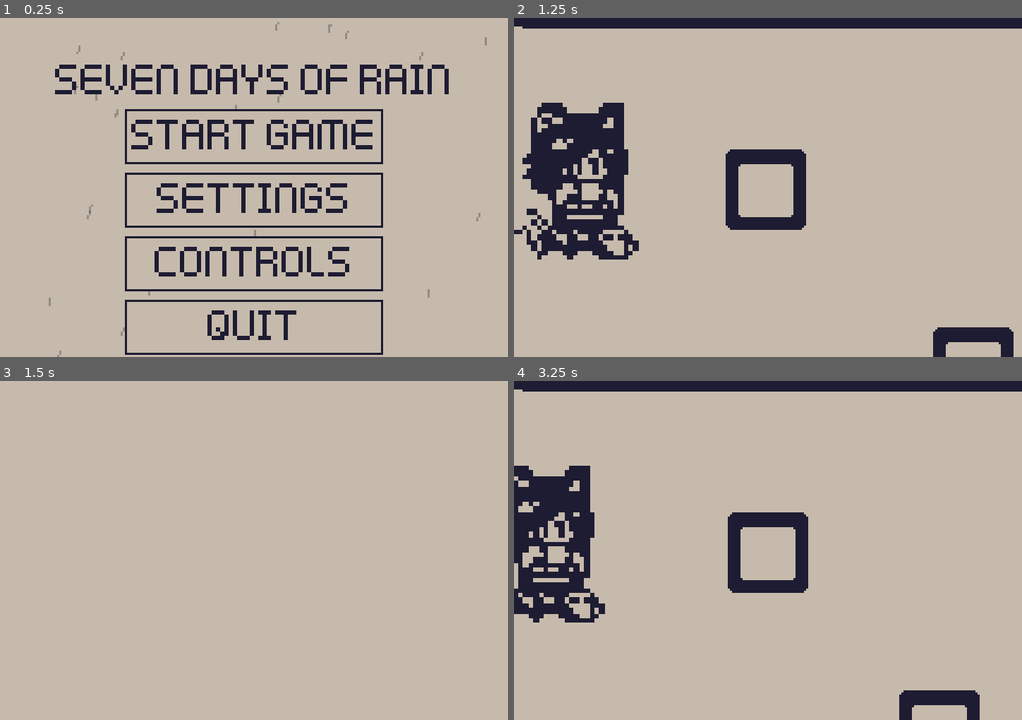
Above: before the commit, frames 1-4 (two rows, left to right).
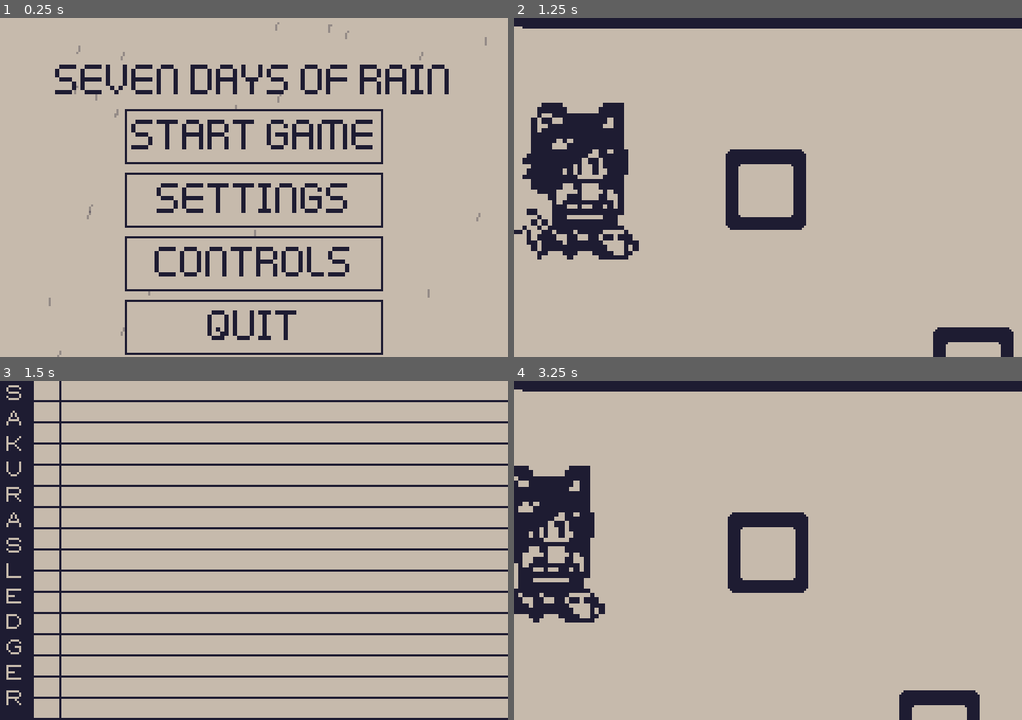
Above: after the commit, the same moments.

Repository: chickengamer555/7-days-of-rain-B1T-jam
Game: Godot game, scene res://UI/MainMenu/main_menu.tscn
The game is run twice, just before and just after one commit, with the same random seed, the same clock (stepped at 60 frames per second) and the same inputs. The engine's default icon, where the game draws it, is replaced by a stand-in: a white triangle on a blue panel in a dark square.
Inputs (mouse positions are in pixels of both pictures, inside the frame that each line leads up to):
- Up to frame 1 (0.25 s): no input
- Up to frame 2 (1.25 s): click "Start Game" at 0.5 s
- Up to frame 3 (1.5 s): tap Enter at 1.25 s; move the mouse to (365, 533) at 1.27 s; hold Right (right) from 1.28 s (still down); hold Q (Ledger) from 1.28 s (still down); click (365, 533) at 1.42 s
- Up to frame 4 (3.25 s): release Right (right) at 2 s; release Q (Ledger) at 2 s; tap Space at 2 s; drag from (666, 567) to (768, 550) at 2.02 s; tap Enter at 2.75 s; move the mouse to (818, 475) at 2.77 s; hold Right (right) from 2.78 s (still down); hold E (Interact) from 2.78 s (still down); tap Q (Ledger) at 3.05 s

Frames 1-2 are identical in both runs. In frame 3, 16% of the frame differs, in the area x 0-100%, y 0-100%; in frame 4, nothing differs.

Commit message:
Ledger done

Diff:
--- a/Autoloads/DIALOUGE.tscn
+++ b/Autoloads/DIALOUGE.tscn
@@ -8,11 +8,6 @@
 script = ExtResource("1_ydmob")
 
 [node name="Box" parent="." unique_id=544790272 instance=ExtResource("1_kbwly")]
-anchors_preset = 15
-anchor_right = 1.0
-anchor_bottom = 1.0
-grow_horizontal = 2
-grow_vertical = 2
 
 [node name="Prompt" type="Label" parent="." unique_id=1754300791]
 visible = false
--- a/HUD/HUD.tscn
+++ b/HUD/HUD.tscn
@@ -2,9 +2,16 @@
 
 [ext_resource type="Script" uid="uid://bq33jn2muoia5" path="res://HUD/hud.gd" id="1_f31rt"]
 [ext_resource type="Texture2D" uid="uid://8ia57vbc23j3" path="res://icon.svg" id="2_b7ubu"]
+[ext_resource type="Texture2D" uid="uid://dt4gyh50war5d" path="res://Assets/UI/Ledger.png" id="3_ja1d4"]
+[ext_resource type="FontFile" uid="uid://cyjgs1wakyjye" path="res://Assets/UI/old-school-adventures-font/OldSchoolAdventures-42j9.ttf" id="4_amwvk"]
 
-[sub_resource type="StyleBoxFlat" id="StyleBoxFlat_f31rt"]
-bg_color = Color(0.7764706, 0.7294118, 0.6745098, 1)
+[sub_resource type="StyleBoxTexture" id="StyleBoxTexture_pw64t"]
+texture = ExtResource("3_ja1d4")
+
+[sub_resource type="LabelSettings" id="LabelSettings_7xx7b"]
+line_spacing = 2.0
+font = ExtResource("4_amwvk")
+font_size = 7
 
 [node name="Hud" type="CanvasLayer" unique_id=786916839]
 script = ExtResource("1_f31rt")
@@ -37,13 +44,26 @@
 anchor_bottom = 1.0
 grow_horizontal = 2
 grow_vertical = 2
-theme_override_styles/panel = SubResource("StyleBoxFlat_f31rt")
+theme_override_styles/panel = SubResource("StyleBoxTexture_pw64t")
 
 [node name="Scroll" type="ScrollContainer" parent="LedgerScreen" unique_id=1656677815]
 layout_mode = 0
-offset_right = 240.0
+offset_left = 16.0
+offset_right = 239.978
 offset_bottom = 160.0
+horizontal_scroll_mode = 0
 
 [node name="Lines" type="VBoxContainer" parent="LedgerScreen/Scroll" unique_id=1382388703]
-custom_minimum_size = Vector2(240, 160)
+custom_minimum_size = Vector2(224, 160)
 layout_mode = 2
+
+[node name="Ledger label" type="Label" parent="LedgerScreen" unique_id=1559024369]
+layout_mode = 0
+offset_left = 3.0
+offset_right = 13.0
+offset_bottom = 145.0
+theme_override_fonts/font = ExtResource("4_amwvk")
+theme_override_font_sizes/font_size = 7
+text = "SAKURAS    LEDGER"
+label_settings = SubResource("LabelSettings_7xx7b")
+autowrap_mode = 3
--- a/HUD/hud.gd
+++ b/HUD/hud.gd
@@ -1,9 +1,17 @@
 extends CanvasLayer
 
 const BOOK = preload("res://data/ledger_book.tres")
+const FONT = preload("res://Assets/UI/old-school-adventures-font/OldSchoolAdventures-42j9.ttf")
+const LINE_HEIGHT = 10
+const MARGIN = 12
+const INK = Color("#1e1c32")
+
+var margin_style = StyleBoxEmpty.new()
 
 # Called when the node enters the scene tree for the first time.
 func _ready() -> void:
+	margin_style.content_margin_left = MARGIN + 3
+	$LedgerScreen/Scroll/Lines.draw.connect(draw_ruling)
 	Clock.phase_changed.connect(update_clock)  # Move hands each face
 	Ledger.entry_learned.connect(flash_new_entry) #Flash when smth learned
 	$NewEntryTimer.timeout.connect($NewEntryIcon.hide) # zHide icon timer ends
@@ -48,9 +56,23 @@
 			var label = Label.new()
 			label.text = " Day " + str(learned["day"]) + ", phase " + str(learned["phase"]) + ": " + entry.text
 			label.autowrap_mode = TextServer.AUTOWRAP_WORD
+			label.add_theme_font_override("font", FONT) # use proper font
+			label.add_theme_font_size_override("font_size", 7) # font size
+			label.add_theme_color_override("font_color", INK) # color
+			label.add_theme_constant_override("line_spacing", 0) # No gaps
+			label.add_theme_stylebox_override("normal", margin_style) # start after margin
 			$LedgerScreen/Scroll/Lines.add_child(label)
+	$LedgerScreen/Scroll/Lines.queue_redraw() # Redraw lines for new page hight
 	$LedgerScreen.show()
 
 func close_ledger(): # Closes the ledger simply
 	$LedgerScreen.hide()
 	Clock.running = true
+
+func draw_ruling():
+	var page = $LedgerScreen/Scroll/Lines # page
+	var y = LINE_HEIGHT - 1 # First line at bottom of first row
+	while y < page.size.y: #untill bottom of the page
+		page.draw_rect(Rect2(0, y, page.size.x, 1), INK) # 1 pixel line
+		y += LINE_HEIGHT # down 1 row
+	page.draw_rect(Rect2(MARGIN, 0, 1, page.size.y), INK)
--- a/data/ledger_book.tres
+++ b/data/ledger_book.tres
@@ -12,7 +12,7 @@
 [sub_resource type="Resource" id="Resource_hictm"]
 script = ExtResource("1_pw64t")
 id = "UmeRainWater"
-text = "Mama mia! she uses rain water!!"
+text = "Mama mia! she uses rain water!!! Mama mia! she uses rain water!!! Mama mia! she uses rain water!!! Mama mia! she uses rain water!!! Mama mia! she uses rain water!!! Mama mia! she uses rain water!!! q"
 metadata/_custom_type_script = "uid://ib2f3n4nd276"
 
 [resource]
Binary file added: Assets/UI/Ledger.png
Not shown, added: Assets/UI/Ledger.png.import
